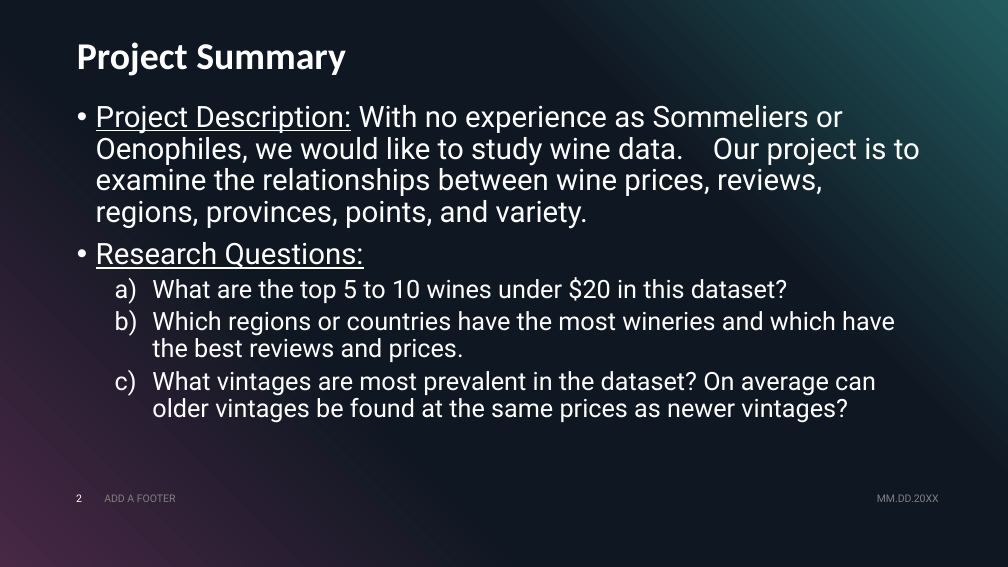
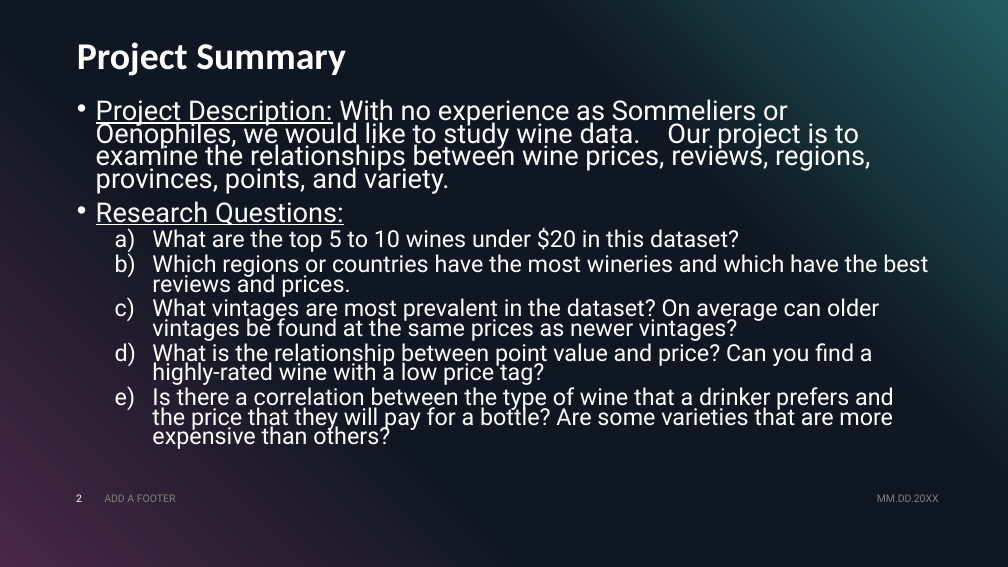
Before and after one commit to madengr00/PourTaste, a slide deck: slide 2 of Output/pourtaste.pptx. Drawn at 1008x567 pixels with LibreOffice and Linux fonts; fonts in the diff are those of the drawing. Boxes give left, top, right and bottom in pixels: in the first picture for what was removed or moved away, otherwise in the second. Text is boxed around its words. In the diff, an @@ line names an element or a change of style, - is before the commit and + after.

```diff
--- a/Output/pourtaste.pptx
+++ b/Output/pourtaste.pptx
@@ text at [96, 99, 928, 341]: size 28 to 25.9 pt in "Project Description: With no experience as Sommeliers ...", "Research Questions:"; size 24 to 22.2 pt in "What are the top 5 to 10 ...", "Which regions or countries have the most ...", "What vintages are most prevalent in the ..."; line spacing 0.9 to 0.7 @@
@@ text at [152, 340, 894, 449]: paragraphs added @@
+  d) What is the relationship between point value and price? Can you find a highly-rated wine with a low price tag?
+  e) Is there a correlation between the type of wine that a drinker prefers and the price that they will pay for a bottle? Are some varieties that are more expensive than others?
```
Also in this commit, not shown: 7 other files.
